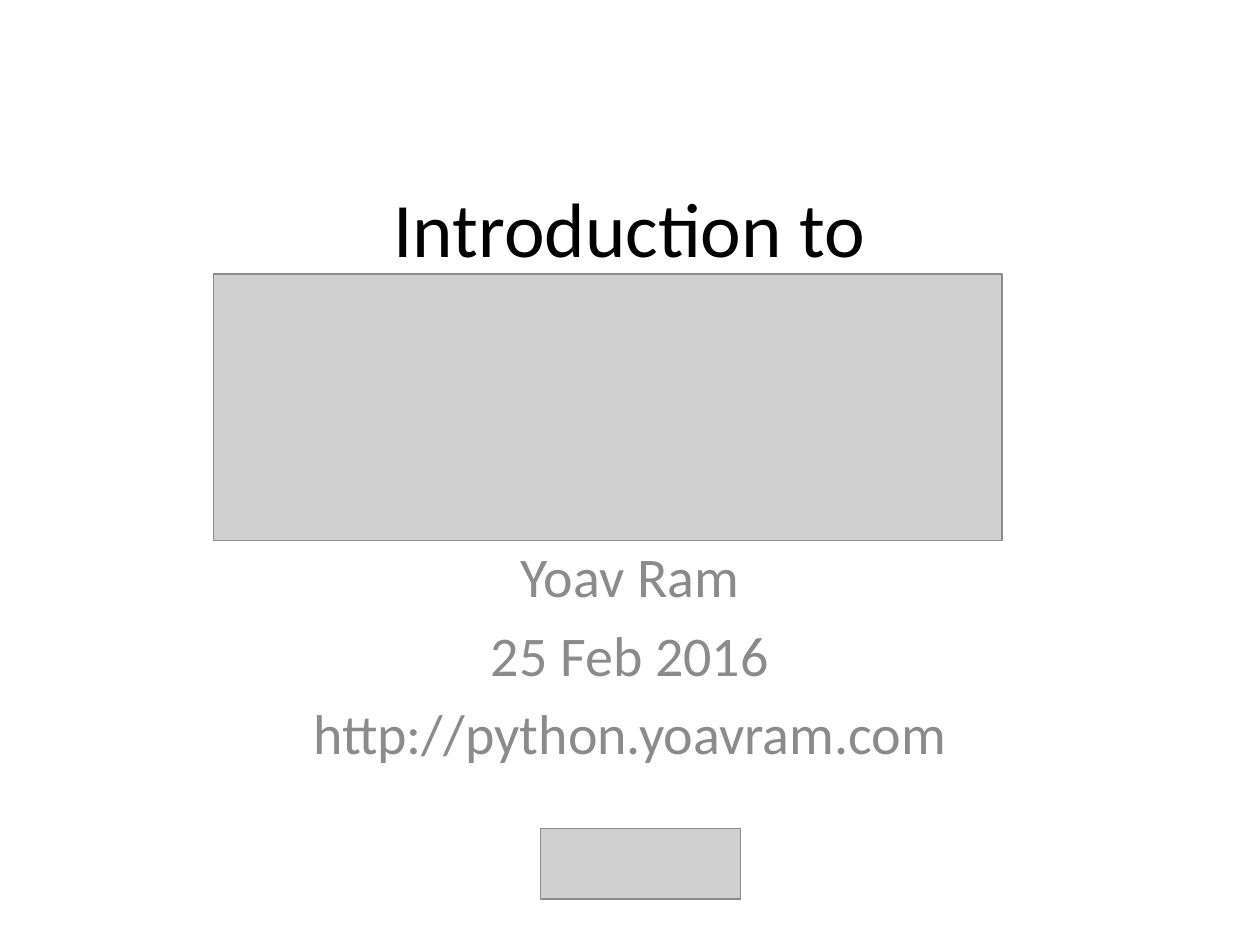
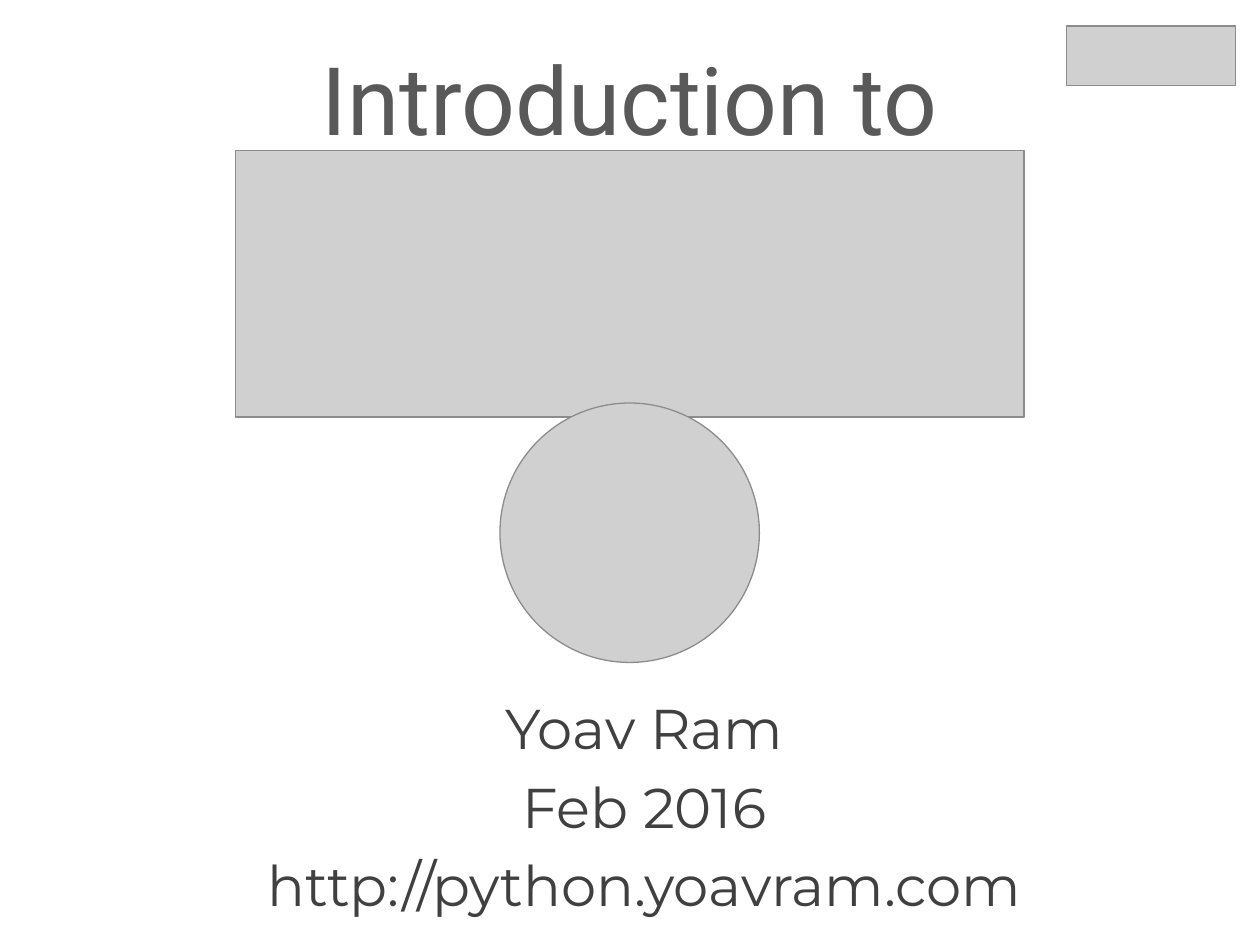
Before and after one commit to yoavram/Py4Eng, a slide deck: slide 1 of docs/Introduction to Python.pptx. Drawn at 1260x945 pixels with LibreOffice and Linux fonts; fonts in the diff are those of the drawing; grey boxes stand for pictures. Boxes give left, top, right and bottom in pixels: in the first picture for what was removed or moved away, otherwise in the second. Text is boxed around its words. In the diff, an @@ line names an element or a change of style, - is before the commit and + after.

```diff
--- a/docs/Introduction to Python.pptx
+++ b/docs/Introduction to Python.pptx
@@ title "Introduction to" moved from (x1=394, y1=203, x2=865, y2=275) to (x1=322, y1=64, x2=937, y2=156) @@
@@ title "Introduction to" at (x1=322, y1=64, x2=937, y2=156): size 44 to 54 pt, font Calibri to Roboto, text colour #000000 to #595959 @@
@@ picture resized from (x1=541, y1=829, x2=741, y2=900) to (x1=1066, y1=26, x2=1235, y2=86) @@
@@ picture moved from (x1=213, y1=275, x2=1002, y2=541) to (x1=236, y1=151, x2=1024, y2=417) @@
@@ picture added at (x1=500, y1=403, x2=760, y2=663) @@
@@ subtitle "Yoav Ram" moved from (x1=313, y1=561, x2=946, y2=763) to (x1=267, y1=710, x2=1020, y2=917) @@
@@ subtitle at (x1=267, y1=710, x2=1020, y2=917): font Calibri to Montserrat, text colour #8C8C8C to #404040 in "Yoav Ram", "http://python.yoavram.com" @@
@@ subtitle at (x1=522, y1=786, x2=766, y2=829): text changed; font Calibri to Montserrat; text colour #8C8C8C to #404040 @@
-25 Feb 2016
+Feb 2016
```
Also in this commit, not shown: 24 other slides changed.
